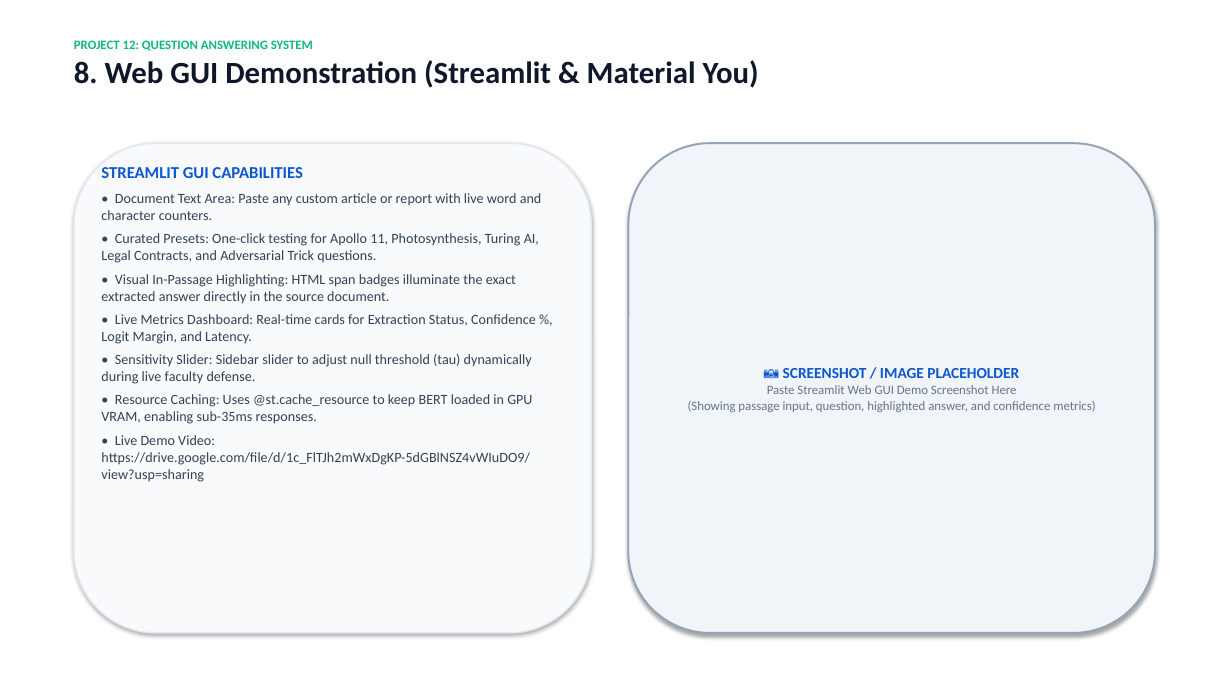
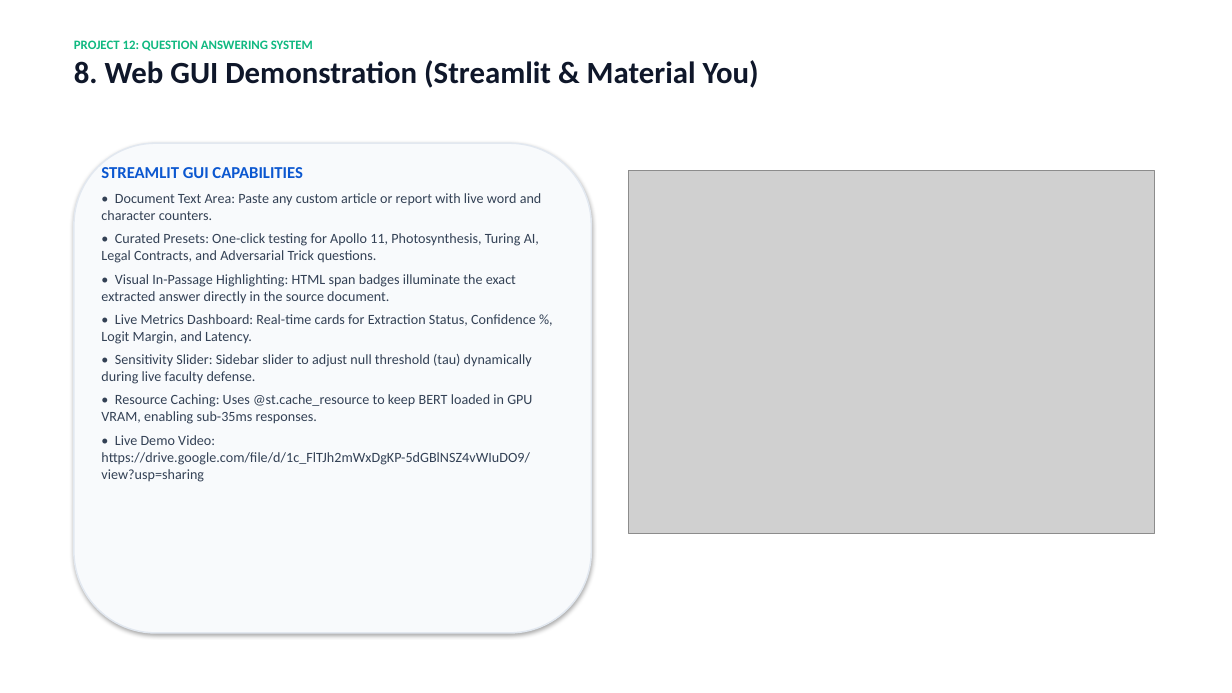
Before and after one commit to akash77007/NLP_Question-Answering-System, a slide deck: slide 9 of docs/Project_12_Presentation.pptx. Drawn at 1232x693 pixels with LibreOffice and Linux fonts; fonts in the diff are those of the drawing; grey boxes stand for pictures. Boxes give left, top, right and bottom in pixels: in the first picture for what was removed or moved away, otherwise in the second. Text is boxed around its words. In the diff, an @@ line names an element or a change of style, - is before the commit and + after.

Commit message:
feat(docs): generate publication PDF report and embed real Streamlit screenshots in deck and report

```diff
--- a/docs/Project_12_Presentation.pptx
+++ b/docs/Project_12_Presentation.pptx
@@ rounded rectangle removed at [628, 143, 1155, 633] @@
-📷 SCREENSHOT / IMAGE PLACEHOLDER
-Paste Streamlit Web GUI Demo Screenshot Here
-(Showing passage input, question, highlighted answer, and confidence metrics)
@@ picture added at [628, 171, 1155, 533] @@
```
Also in this commit, not shown: 1 other slide changed, 18 other files.
